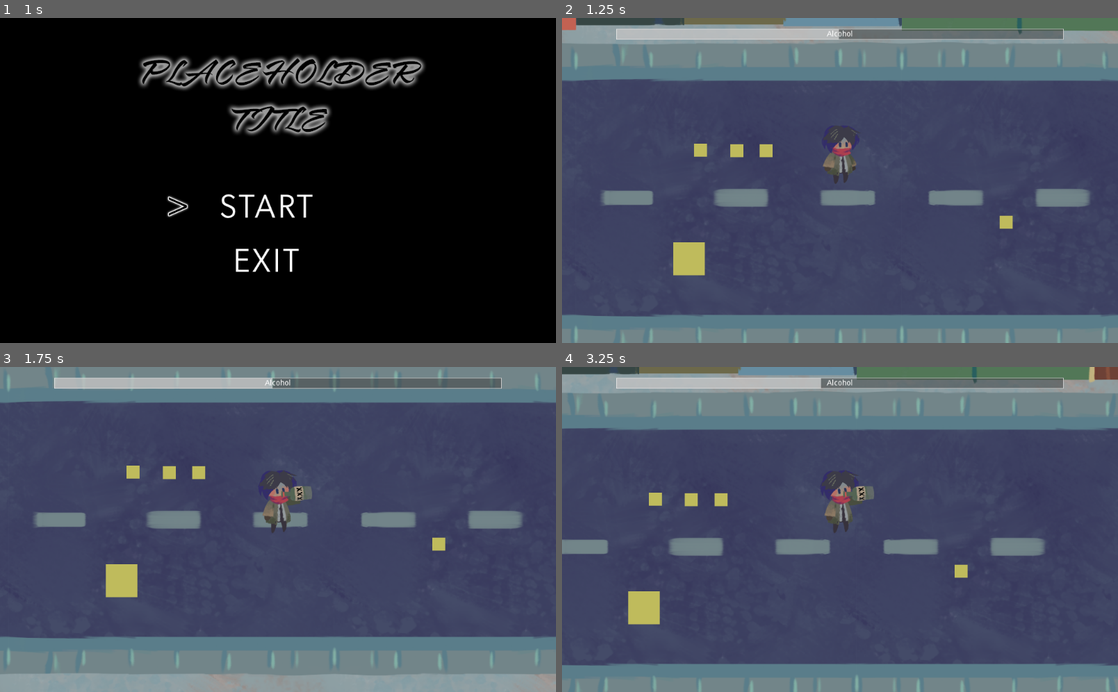
Above: before the commit, frames 1-4 (two rows, left to right).
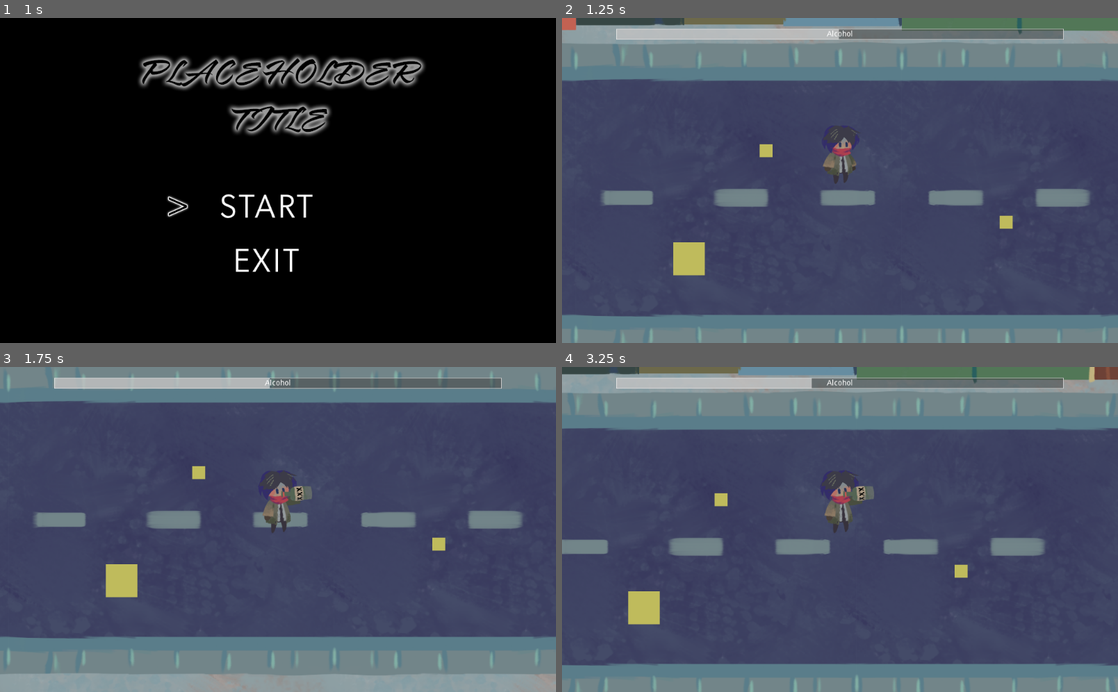
Above: after the commit, the same moments.

Repository: kris-pearman/global-game-jam-2021
Game: Godot game, scene res://Scenes/Screens/Title.tscn
Two runs of this game, one before a commit and one after it. Both use one fixed random seed, a clock stepped at 60 frames per second and the inputs below. The engine's default icon, where the game draws it, is replaced by a stand-in: a white triangle on a blue panel in a dark square. Sound files missing from this copy of the repository are replaced by a short silence.
Inputs:
- Up to frame 1 (1 s): tap Enter (ui_accept) at 0.5, 0.77 s; hold Right (right) from 0.53 s (still down)
- Up to frame 2 (1.25 s): keep holding Right (right)
- Up to frame 3 (1.75 s): release Right (right) at 1.28 s; hold Down (down) from 1.28 s (still down); tap Enter (ui_accept) at 1.52 s
- Up to frame 4 (3.25 s): release Down (down) at 2.03 s; hold Right (right) 2.03-2.78 s; hold Up (up) from 2.78 s (still down); tap Enter (ui_accept) at 3.02 s

Frame 1 is identical in both runs. In frame 2, 0.2% of the frame differs, in the area x 23-33%, y 38-43%; in frame 3, 0.2%; in frame 4, 0.3%, in the area x 15-47%, y 3-43%.

Commit message:
tried fixing alcohol bar values

Diff:
--- a/Global Game Jam 2021/Scenes/Game.tscn
+++ b/Global Game Jam 2021/Scenes/Game.tscn
@@ -58,6 +58,7 @@
 rect_min_size = Vector2( 0, 20 )
 custom_styles/fg = SubResource( 1 )
 custom_styles/bg = SubResource( 2 )
+step = 0.005
 percent_visible = false
 script = ExtResource( 3 )
 
@@ -126,22 +127,12 @@
 [node name="Pickup" parent="." instance=ExtResource( 2 )]
 position = Vector2( 791.984, 345.224 )
 type = "coffee"
-value = -1000
+value = -1
 
 [node name="Pickup2" parent="." instance=ExtResource( 2 )]
-position = Vector2( 229.181, 212.07 )
-type = "booze"
-value = 1000
-
-[node name="Pickup3" parent="." instance=ExtResource( 2 )]
-position = Vector2( 295.927, 213.129 )
-type = "booze"
-value = 1000
-
-[node name="Pickup4" parent="." instance=ExtResource( 2 )]
 position = Vector2( 349.96, 213.129 )
 type = "booze"
-value = 1000
+value = 3
 
 [node name="Area2D" parent="." instance=ExtResource( 11 )]
 position = Vector2( 208.235, 411.131 )
--- a/Global Game Jam 2021/Scenes/UI/DrunkBar.gd
+++ b/Global Game Jam 2021/Scenes/UI/DrunkBar.gd
@@ -7,8 +7,8 @@
 
 func _ready():
 	Events.drunk_meter = self
-	max_value = 3000
-	value = 1500
+	max_value = 10
+	value = 5
 	Events.connect("player_collided_with_pickup",self,"on_pickup")
 	Events.connect("player_moved",self,"on_player_moved")
 
@@ -18,7 +18,7 @@
 
 
 func on_player_moved(player):
-	value -= 1
+	value -= 0.005
 
 
 func _process(delta):
@@ -32,7 +32,7 @@
 			$WithdrawalTimer.stop()
 	if value <= 0:
 		start_game_over_timer()
-	elif value >= max_value - 50:
+	elif value >= max_value - 1:
 		start_game_over_timer()
 
 
